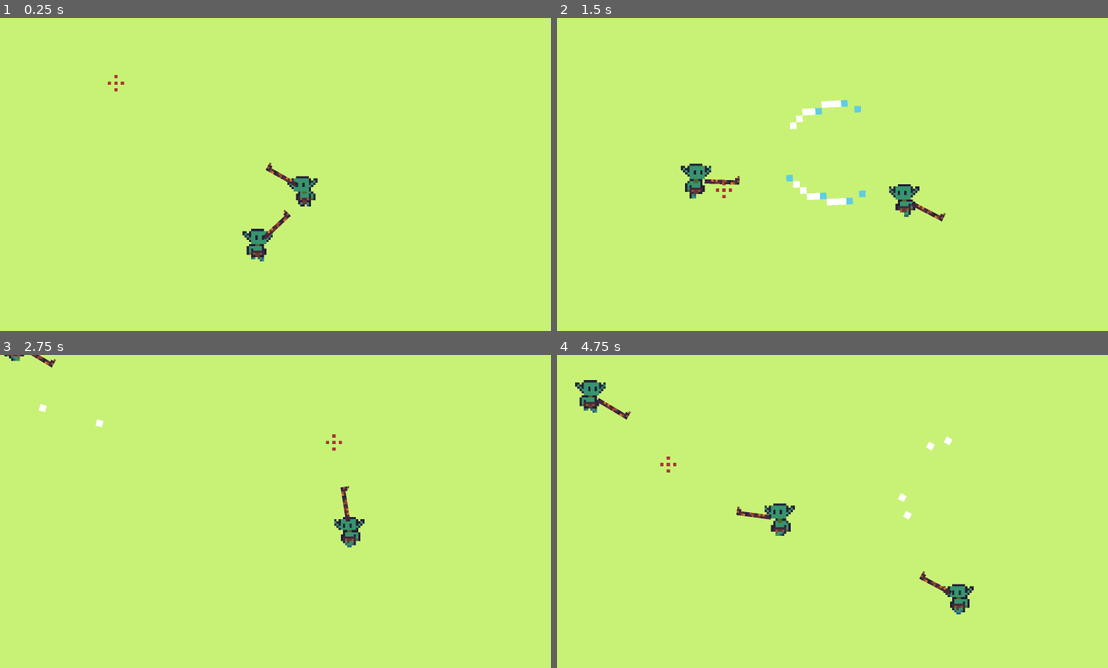
Above: before the commit, frames 1-4 (two rows, left to right).
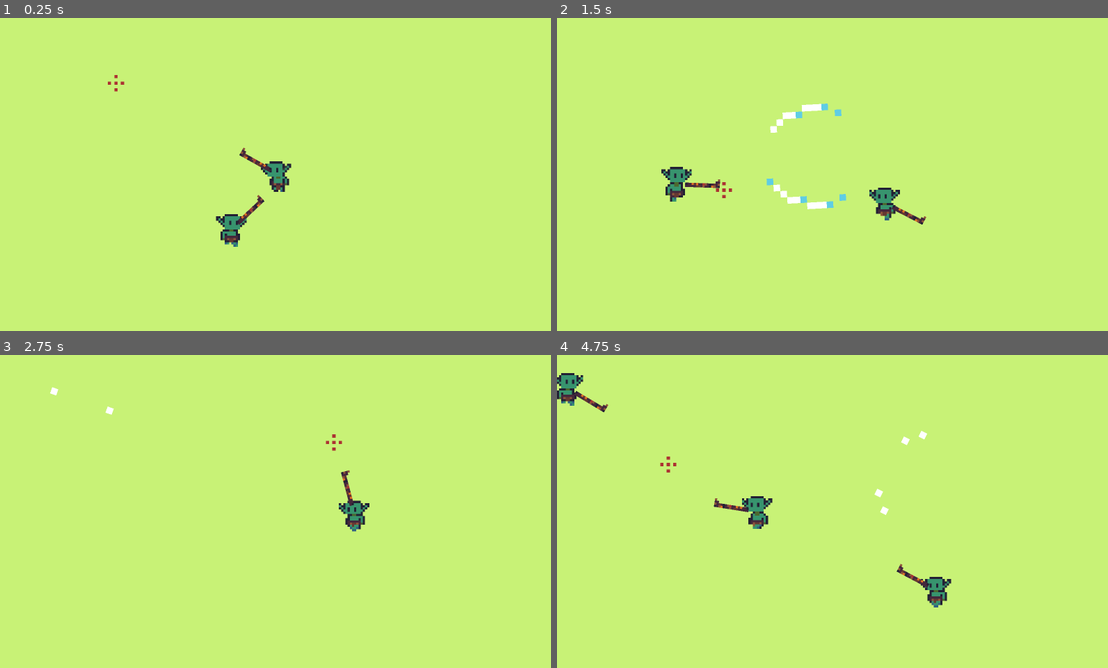
Above: after the commit, the same moments.

Repository: futurediffusion/nuclear-sand-box
Game: Godot game, scene res://scenes/main.tscn
Same seed, same stepped clock (60 frames per second), same inputs: the game is played once before the commit and once after it. The project has no main scene, so this scene is started directly. Sound files missing from this copy of the repository are replaced by a short silence.
Inputs (mouse positions are in pixels of both pictures, inside the frame that each line leads up to):
- Up to frame 1 (0.25 s): no input
- Up to frame 2 (1.5 s): move the mouse to (959, 158) at 0.52 s; hold Right (move_right) 0.53-1.28 s; click (959, 158) at 0.6 s; move the mouse to (722, 190) at 1.27 s; hold Down (move_down) from 1.28 s (still down); click (722, 190) at 1.35 s
- Up to frame 3 (2.75 s): move the mouse to (336, 442) at 2.02 s; release Down (move_down) at 2.03 s; hold Right (move_right) from 2.03 s (still down); click (336, 442) at 2.1 s
- Up to frame 4 (4.75 s): move the mouse to (804, 574) at 2.77 s; release Right (move_right) at 2.78 s; hold Up (move_up) 2.78-3.53 s; click (804, 574) at 2.85 s; move the mouse to (1003, 558) at 3.52 s; hold Left (move_left) from 3.53 s (still down); click (1003, 558) at 3.6 s; move the mouse to (667, 464) at 4.27 s; click (667, 464) at 4.35 s

The runs differ from the first frame. In frame 1, 1.7% of the frame differs, in the area x 39-58%, y 41-78%; in frame 2, 2.7%; in frame 3, 0.9%; in frame 4, 2.7%, in the area x 0-76%, y 5-83%.
Error after the commit: Parse Error: Cannot infer the type of "normalized_time" variable because the value doesn't have a set type. (res://sripts/camera.gd:45)

Commit message:
Mejora feedback de muerte de enemigos

Diff:
--- a/scenes/enemy.gd
+++ b/scenes/enemy.gd
@@ -1,5 +1,7 @@
 class_name EnemyAI
 extends CharacterBody2D
+
+const ENEMY_DEATH_SOUND: AudioStream = preload("res://art/Sounds/impact.ogg")
 
 # =============================================================================
 # STATS & CONFIG
@@ -45,6 +47,12 @@
 @export var blood_scene: PackedScene
 @export var blood_hit_amount: int = 10
 @export var blood_death_amount: int = 30
+
+@export_group("Death Feedback")
+@export var death_shake_duration: float = 0.28
+@export var death_shake_magnitude: float = 18.0
+@export var death_sound_pitch_scale: float = 0.68
+@export var death_sound_volume_db: float = 2.0
 
 var dying: bool = false
 
@@ -421,6 +429,8 @@
 	if hp <= 0:
 		dying = true
 		_spawn_blood(blood_death_amount)
+		_play_death_sound()
+		_trigger_death_shake()
 
 		# parar IA y movimiento
 		can_attack = false
@@ -499,6 +509,35 @@
 
 	hitstopping = false
 
+func _trigger_death_shake() -> void:
+	if not is_instance_valid(player):
+		return
+	if not player.has_node("Camera2D"):
+		return
+
+	var cam := player.get_node("Camera2D")
+	if cam and cam.has_method("shake_impulse"):
+		cam.shake_impulse(death_shake_duration, death_shake_magnitude)
+	elif cam and cam.has_method("shake"):
+		cam.shake(death_shake_magnitude)
+
+func _play_death_sound() -> void:
+	if ENEMY_DEATH_SOUND == null:
+		return
+
+	var death_audio := AudioStreamPlayer2D.new()
+	death_audio.stream = ENEMY_DEATH_SOUND
+	death_audio.pitch_scale = death_sound_pitch_scale
+	death_audio.volume_db = death_sound_volume_db
+	death_audio.global_position = global_position
+	get_tree().current_scene.add_child(death_audio)
+
+	death_audio.finished.connect(func():
+		if is_instance_valid(death_audio):
+			death_audio.queue_free()
+	)
+	death_audio.play()
+
 func _spawn_blood(amount: int) -> void:
 	if blood_scene == null:
 		return
--- a/sripts/camera.gd
+++ b/sripts/camera.gd
@@ -6,6 +6,11 @@
 # --- SHAKE ---
 @export var shake_decay: float = 8.0
 var shake_strength: float = 0.0
+
+# --- IMPULSE SHAKE (muerte fuerte) ---
+var impulse_time_left: float = 0.0
+var impulse_duration: float = 0.0
+var impulse_magnitude: float = 0.0
 
 func _process(delta: float) -> void:
 	# -------------------
@@ -23,14 +28,30 @@
 		target_offset = dir * look_distance * t
 
 	# suavizado del look-ahead
-	offset = offset.lerp(target_offset, delta * smooth_speed)
+	var final_offset := offset.lerp(target_offset, delta * smooth_speed)
 
 	# -------------------
-	# SHAKE (encima del offset)
+	# SHAKE normal (golpes)
 	# -------------------
 	if shake_strength > 0.0:
-		offset += Vector2(randf_range(-1.0, 1.0), randf_range(-1.0, 1.0)) * shake_strength
+		final_offset += Vector2(randf_range(-1.0, 1.0), randf_range(-1.0, 1.0)) * shake_strength
 		shake_strength = lerp(shake_strength, 0.0, delta * shake_decay)
+
+	# -------------------
+	# SHAKE por impulso (muerte)
+	# -------------------
+	if impulse_time_left > 0.0:
+		impulse_time_left = max(impulse_time_left - delta, 0.0)
+		var normalized_time := impulse_time_left / max(impulse_duration, 0.001)
+		var impulse_strength := impulse_magnitude * normalized_time * normalized_time
+		final_offset += Vector2(randf_range(-1.0, 1.0), randf_range(-1.0, 1.0)) * impulse_strength
+
+	offset = final_offset
 
 func shake(amount: float) -> void:
 	shake_strength = max(shake_strength, amount)
+
+func shake_impulse(duration: float, magnitude: float) -> void:
+	impulse_duration = max(duration, 0.01)
+	impulse_time_left = impulse_duration
+	impulse_magnitude = max(impulse_magnitude, magnitude)
